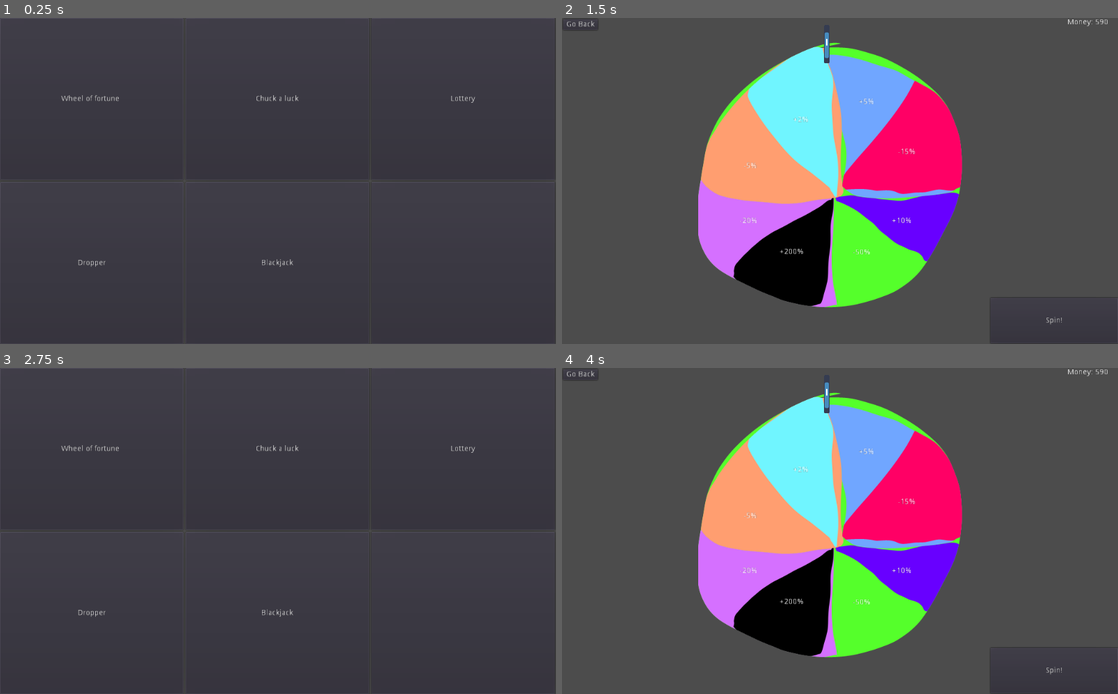
Above: before the commit, frames 1-4 (two rows, left to right).
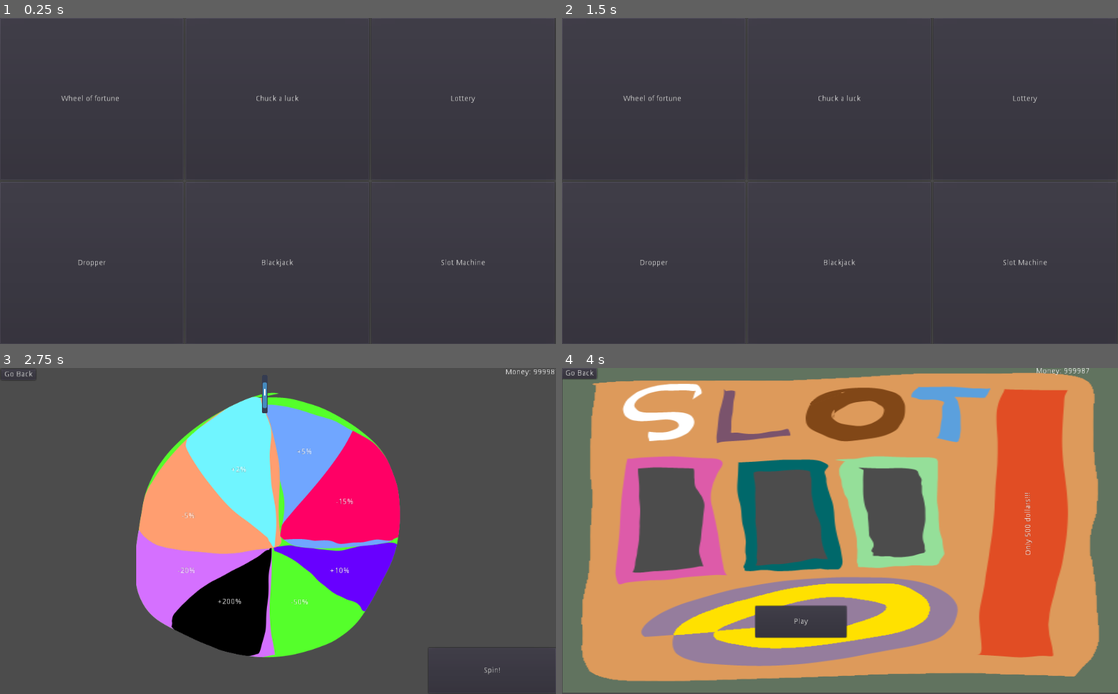
Above: after the commit, the same moments.

Repository: lewyche/Casino
Game: Godot game, scene res://Main.tscn
Same seed, same stepped clock (60 frames per second), same inputs: the game is played once before the commit and once after it. The engine's default icon, where the game draws it, is replaced by a stand-in: a white triangle on a blue panel in a dark square.
Inputs (mouse positions are in pixels of both pictures, inside the frame that each line leads up to):
- Up to frame 1 (0.25 s): no input
- Up to frame 2 (1.5 s): click (1023, 262) at 0.52 s; click (578, 24) at 1.25 s, where only the run after the commit has a clickable "Go Back"
- Up to frame 3 (2.75 s): click (16, 374) at 2 s, where only the run before the commit has a clickable "Go Back"
- Up to frame 4 (4 s): click (578, 374) at 2.75 s, where only the run after the commit has a clickable "Go Back"; click (1023, 612) at 3.5 s, where only the run after the commit has a clickable "Slot Machine"

The runs differ from the first frame. In frame 1, less than 0.1% of the frame differs, in the area x 79-88%, y 73-76%; in frame 2, 31%; in frame 3, 31%; in frame 4, 96%, in the area x 0-100%, y 0-100%.

Commit message:
add slots

Diff:
--- /dev/null
+++ b/Games/Slot Machine.tscn
@@ -0,0 +1,84 @@
+[gd_scene load_steps=5 format=2]
+
+[ext_resource path="res://Assets/slot machine.png" type="Texture" id=1]
+[ext_resource path="res://Game Scenes/All Scenes/Money.tscn" type="PackedScene" id=2]
+[ext_resource path="res://Game Scenes/All Scenes/Go Back.tscn" type="PackedScene" id=3]
+[ext_resource path="res://Scripts/Slot Machine.gd" type="Script" id=4]
+
+[node name="Slot Machine" type="Node2D"]
+script = ExtResource( 4 )
+
+[node name="Control" type="Control" parent="."]
+margin_right = 1025.0
+margin_bottom = 602.0
+__meta__ = {
+"_edit_use_anchors_": false
+}
+
+[node name="slot machine" type="Sprite" parent="Control"]
+position = Vector2( 512.343, 298.513 )
+scale = Vector2( 2.04675, 1.19706 )
+texture = ExtResource( 1 )
+
+[node name="Money" parent="Control" instance=ExtResource( 2 )]
+margin_left = 873.0
+margin_top = -1.0
+margin_right = 1022.0
+margin_bottom = 13.0
+
+[node name="Go Back" parent="Control" instance=ExtResource( 3 )]
+
+[node name="Slot1" type="Label" parent="Control"]
+margin_left = 149.636
+margin_top = 197.955
+margin_right = 243.636
+margin_bottom = 353.955
+align = 1
+valign = 1
+__meta__ = {
+"_edit_use_anchors_": false
+}
+
+[node name="Slot2" type="Label" parent="Control"]
+margin_left = 363.224
+margin_top = 197.955
+margin_right = 457.224
+margin_bottom = 353.955
+align = 1
+valign = 1
+
+[node name="Slot3" type="Label" parent="Control"]
+margin_left = 567.344
+margin_top = 185.745
+margin_right = 661.344
+margin_bottom = 341.745
+align = 1
+valign = 1
+__meta__ = {
+"_edit_use_anchors_": false
+}
+
+[node name="Play" type="Button" parent="Control"]
+margin_left = 356.455
+margin_top = 437.636
+margin_right = 524.455
+margin_bottom = 495.636
+text = "Play"
+__meta__ = {
+"_edit_use_anchors_": false
+}
+
+[node name="Label" type="Label" parent="Control"]
+margin_left = 794.941
+margin_top = 516.0
+margin_right = 1252.94
+margin_bottom = 649.0
+rect_rotation = -90.5768
+text = "Only 500 dollars!!!"
+align = 1
+valign = 1
+__meta__ = {
+"_edit_use_anchors_": false
+}
+
+[connection signal="pressed" from="Control/Play" to="." method="_on_Play_pressed"]
--- a/Main.tscn
+++ b/Main.tscn
@@ -60,16 +60,18 @@
 size_flags_vertical = 3
 text = "Blackjack"
 
-[node name="Button6" type="Button" parent="Control/GridContainer"]
+[node name="Slot Machine" type="Button" parent="Control/GridContainer"]
 margin_left = 684.0
 margin_top = 302.0
 margin_right = 1022.0
 margin_bottom = 600.0
 size_flags_horizontal = 3
 size_flags_vertical = 3
+text = "Slot Machine"
 
 [connection signal="pressed" from="Control/GridContainer/Wheel" to="." method="_on_Wheel_pressed"]
 [connection signal="pressed" from="Control/GridContainer/Chuck a luck" to="." method="_on_Chuck_a_luck_pressed"]
 [connection signal="pressed" from="Control/GridContainer/Lottery" to="." method="_on_Lottery_pressed"]
 [connection signal="pressed" from="Control/GridContainer/Dropper" to="." method="_on_Dropper_pressed"]
 [connection signal="pressed" from="Control/GridContainer/Blackjack" to="." method="_on_Blackjack_pressed"]
+[connection signal="pressed" from="Control/GridContainer/Slot Machine" to="." method="_on_Slot_Machine_pressed"]
--- a/Scripts/Main.gd
+++ b/Scripts/Main.gd
@@ -19,3 +19,7 @@
 
 func _on_Blackjack_pressed():
 	get_tree().change_scene("res://Games/Blackjack.tscn")
+
+
+func _on_Slot_Machine_pressed():
+	get_tree().change_scene("res://Games/Slot Machine.tscn")
--- /dev/null
+++ b/Scripts/Slot Machine.gd
@@ -0,0 +1,45 @@
+extends Node2D
+
+var symbols = ['¥','®', '$❤', '¶', '§', '«']
+onready var slot1 = get_node("Control/Slot1")
+onready var slot2 = get_node("Control/Slot2")
+onready var slot3 = get_node("Control/Slot3")
+
+var spinning = false
+var i = 0
+var j = 0
+
+
+var time_between_switch_sym = 0.1
+
+func _ready():
+	randomize()
+
+func get_rand_symbol():
+	return symbols[randi() % symbols.size()]
+
+func play():
+	spinning = true
+
+func calculate_winnings():
+	pass
+
+func _process(delta):
+	if spinning:
+		if i == 10:
+			slot1.text = get_rand_symbol()
+			slot2.text = get_rand_symbol()
+			slot3.text = get_rand_symbol()
+			i = 0
+			j += 1
+		i += 1
+		if j == 10:
+			spinning = false
+			calculate_winnings()
+			i = 0
+			j = 0
+
+
+func _on_Play_pressed():
+	if !spinning:
+		play()
Binary file added: Assets/slot machine.png
Not shown, added: Assets/slot machine.png.import
Not shown, changed: Save_files/save.txt
